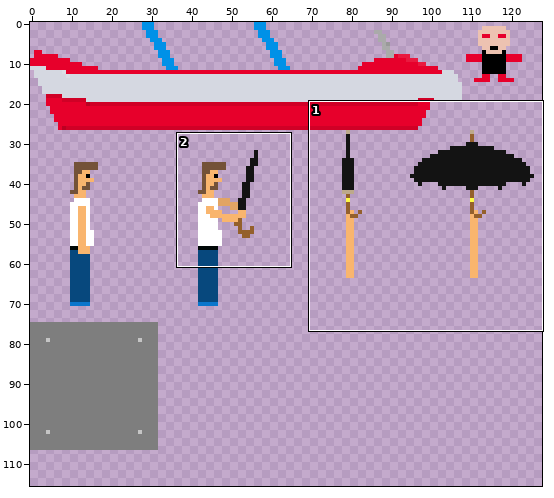
Sprite sheet, stored at resource/tiles_atlas_0.png. Above: a wide view before the commit, with the close-up outlined.
Close-up. Before the edit:
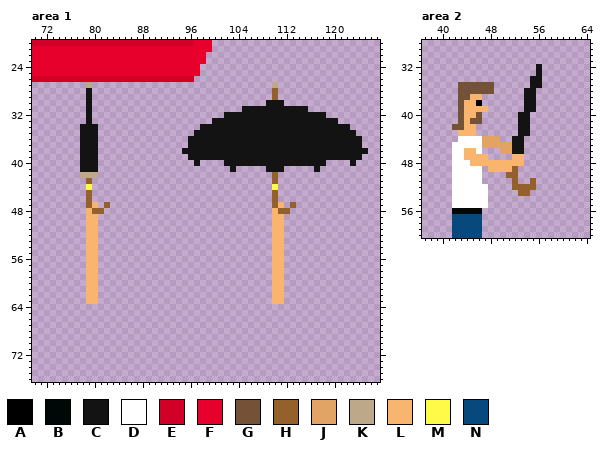
The file is 128x128 pixels. Pixels under 10% opacity are left out. Colours within 5 levels of each other are drawn and written as one. Shown: area 1: x 70..127, y 20..76; area 2: x 37..64, y 28..60. The wide view leaves out empty margins. The commit also changed other parts of the picture, which this record leaves out.
Palette (. is transparent): A #000000  B #000807  C #131313  D #ffffff  E #d00026  F #e7002b  G #745238  H #94602c  J #e2a464  K #bda98a  L #f9b56e  M #fdfb48  N #07487d
Pixels before, area 1 (only the part around the change), first column x 70:
20 EEEEEEEEEEEEEEEEEEEEEEEEEEEFFF............................
21 FFFFFFFFFFFFFFFFFFFFFFFFFFFFFF............................
22 FFFFFFFFFFFFFFFFFFFFFFFFFFFFF.............................
23 FFFFFFFFFFFFFFFFFFFFFFFFFFFFF.............................
24 FFFFFFFFFFFFFFFFFFFFFFFFFFFF..............................
25 FFFFFFFFFFFFFFFFFFFFFFFFFFFF..............................
26 EEEEEEEEEEEEEEEEEEEEEEEEEEE...............................
27 .........K..............................K.................
28 .........C..............................H.................
29 .........C..............................H.................
30 .........C.............................CCC................
31 .........C.........................CCCCCCCCCCC............
32 .........C......................CCCCCCCCCCCCCCCCC.........
33 .........C....................CCCCCCCCCCCCCCCCCCCCC.......
34 ........CCC.................CCCCCCCCCCCCCCCCCCCCCCCCC.....
35 ........CCC................CCCCCCCCCCCCCCCCCCCCCCCCCCC....
36 ........CCC...............CCCCCCCCCCCCCCCCCCCCCCCCCCCCC...
37 ........CCC...............CCCCCCCCCCCCCCCCCCCCCCCCCCCCC...
38 ........CCC..............CCCCCCCCCCCCCCCCCCCCCCCCCCCCCCC..
39 ........CCC...............CCCCCCCCCCCCCCCCCCCCCCCCCCCCC...
40 ........CCC................C....CCCCCCCCCCCCCCCCC....C....
41 ........CCC......................C.....CCC.....C..........
42 ........KKK.............................H.................
43 .........H..............................H.................
44 .........M..............................M.................
45 .........H..............................H.................
46 .........H..............................H.................
47 .........HL.H...........................HL.H..............
48 .........LHH............................LHH...............
49 .........LL.............................LL................
50 .........LL.............................LL................
51 .........LL.............................LL................
52 .........LL.............................LL................
53 .........LL.............................LL................
54 .........LL.............................LL................
55 .........LL.............................LL................
56 .........LL.............................LL................
57 .........LL.............................LL................
58 .........LL.............................LL................
59 .........LL.............................LL................
60 .........LL.............................LL................
61 .........LL.............................LL................
62 .........LL.............................LL................
63 .........LL.............................LL................
64 ..........................................................
65 ..........................................................
66 ..........................................................
67 ..........................................................
68 ..........................................................
69 ..........................................................
70 ..........................................................
71 ..........................................................
72 ..........................................................
73 ..........................................................
74 ..........................................................
75 ..........................................................
76 ..........................................................
Pixels before, area 2, first column x 42:
32 ..............C
33 ..............C
34 .............CC
35 .GGGGGG......CC
36 .GGGGGG.....CC.
37 .GGLL.......CC.
38 .GLLA.......CC.
39 .GLLLL......CC.
40 .GLLG......CC..
41 .GLGG......CC..
42 GGLL.......CC..
43 .LLL.......CC..
44 .DDDDJJJ..CC...
45 DDDDDJJJJJCC...
46 DDLLD...JJCC...
47 DDLLLL....LL...
48 DDDLLLLLLLLL...
49 DDDDD.LLLLH....
50 DDDDD....HH....
51 DDDDD.....H..H.
52 DDDDDD....HHHH.
53 DDDDDD.....HH..
54 DDDDDD.........
55 DDDDDD.........
56 BBBBB..........
57 NNNNN..........
58 NNNNN..........
59 NNNNN..........
60 NNNNN..........
The same view after the edit:
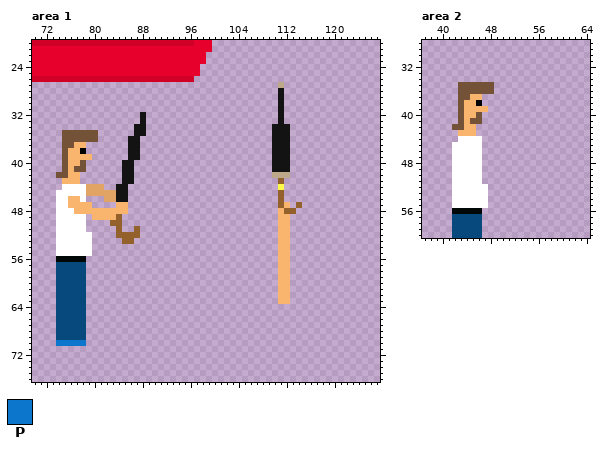
Colours new in this view: P #0b76cc
Difference:
Area 1:
y 27: x 79 K -> .; x 110..111 K. -> .K
y 28..29: x 79 C -> .; x 110..111 H. -> .C
y 30: x 79 C -> .; x 109..110 CC -> ..
y 31: x 79 C -> .; x 105..110 CCCCCC -> ......; x 112..115 CCCC -> ....
y 32: x 79 C -> .; x 88 . -> C; x 102..110 CCCCCCCCC -> .........; x 112..118 CCCCCCC -> .......
y 33: x 79 C -> .; x 88 . -> C; x 100..110 CCCCCCCCCCC -> ...........; x 112..120 CCCCCCCCC -> .........
y 34: x 78..80 CCC -> ...; x 87..88 .. -> CC; x 98..109 CCCCCCCCCCCC -> ............; x 113..122 CCCCCCCCCC -> ..........
y 35: x 75..80 ...CCC -> GGGGGG; x 87..88 .. -> CC; x 97..109 CCCCCCCCCCCCC -> .............; x 113..123 CCCCCCCCCCC -> ...........
y 36: x 75..80 ...CCC -> GGGGGG; x 86..87 .. -> CC; x 96..109 CCCCCCCCCCCCCC -> ..............; x 113..124 CCCCCCCCCCCC -> ............
y 37: x 75..80 ...CCC -> GGLL..; x 86..87 .. -> CC; x 96..109 CCCCCCCCCCCCCC -> ..............; x 113..124 CCCCCCCCCCCC -> ............
y 38: x 75..80 ...CCC -> GLLA..; x 86..87 .. -> CC; x 95..109 CCCCCCCCCCCCCCC -> ...............; x 113..125 CCCCCCCCCCCCC -> .............
y 39: x 75..80 ...CCC -> GLLLL.; x 86..87 .. -> CC; x 96..109 CCCCCCCCCCCCCC -> ..............; x 113..124 CCCCCCCCCCCC -> ............
y 40: x 75..80 ...CCC -> GLLG..; x 85..86 .. -> CC; x 97 C -> .; x 102..109 CCCCCCCC -> ........; x 113..118 CCCCCC -> ......; x 123 C -> .
y 41: x 75..80 ...CCC -> GLGG..; x 85..86 .. -> CC; x 103 C -> .; x 109 C -> .; x 112 . -> C; x 117 C -> .
y 42: x 74..80 ....KKK -> GGLL...; x 85..86 .. -> CC; x 110..112 H.. -> KKK
y 43: x 75..77 ... -> LLL; x 79 H -> .; x 85..86 .. -> CC; x 110..111 H. -> .H
y 44: x 75..81 ....M.. -> DDDDJJJ; x 84..85 .. -> CC; x 110..111 M. -> .M
y 45: x 74..85 .....H...... -> DDDDDJJJJJCC; x 110..111 H. -> .H
y 46: x 74..79 .....H -> DDLLD.; x 82..85 .... -> JJCC; x 110..111 H. -> .H
y 47: x 74..80 .....HL -> DDLLLL.; x 82 H -> .; x 84..85 .. -> LL; x 110..114 HL.H. -> .HL.H
y 48: x 74..78 ..... -> DDDLL; x 80..85 HH.... -> LLLLLL; x 110..111 LH -> .L; x 113 . -> H
y 49: x 74..79 .....L -> DDDDD.; x 81..84 .... -> LLLH; x 110 L -> .; x 112 . -> L
y 50: x 74..80 .....LL -> DDDDD..; x 83..84 .. -> HH; x 110 L -> .; x 112 . -> L
y 51: x 74..80 .....LL -> DDDDD..; x 84 . -> H; x 87 . -> H; x 110 L -> .; x 112 . -> L
y 52: x 74..80 .....LL -> DDDDDD.; x 84..87 .... -> HHHH; x 110 L -> .; x 112 . -> L
y 53: x 74..80 .....LL -> DDDDDD.; x 85..86 .. -> HH; x 110 L -> .; x 112 . -> L
y 54..55: x 74..80 .....LL -> DDDDDD.; x 110 L -> .; x 112 . -> L
y 56: x 74..80 .....LL -> BBBBB..; x 110 L -> .; x 112 . -> L
y 57..63: x 74..80 .....LL -> NNNNN..; x 110 L -> .; x 112 . -> L
y 64..69: x 74..78 ..... -> NNNNN
y 70: x 74..78 ..... -> PPPPP
Area 2:
y 32..33: x 56 C -> .
y 34..35: x 55..56 CC -> ..
y 36..39: x 54..55 CC -> ..
y 40..43: x 53..54 CC -> ..
y 44: x 47..49 JJJ -> ...; x 52..53 CC -> ..
y 45: x 47..53 JJJJJCC -> .......
y 46: x 44..45 LL -> DD; x 50..53 JJCC -> ....
y 47: x 44..47 LLLL -> DDD.; x 52..53 LL -> ..
y 48: x 45..53 LLLLLLLLL -> DD.......
y 49: x 48..52 LLLLH -> .....
y 50: x 51..52 HH -> ..
y 51: x 52 H -> .; x 55 H -> .
y 52: x 52..55 HHHH -> ....
y 53: x 53..54 HH -> ..
Where, in picture pixels (left, top, right, bottom), the same in both close-ups:
changed: (56, 82, 146, 346)
changed: (182, 82, 368, 304)
changed: (464, 64, 542, 196)
